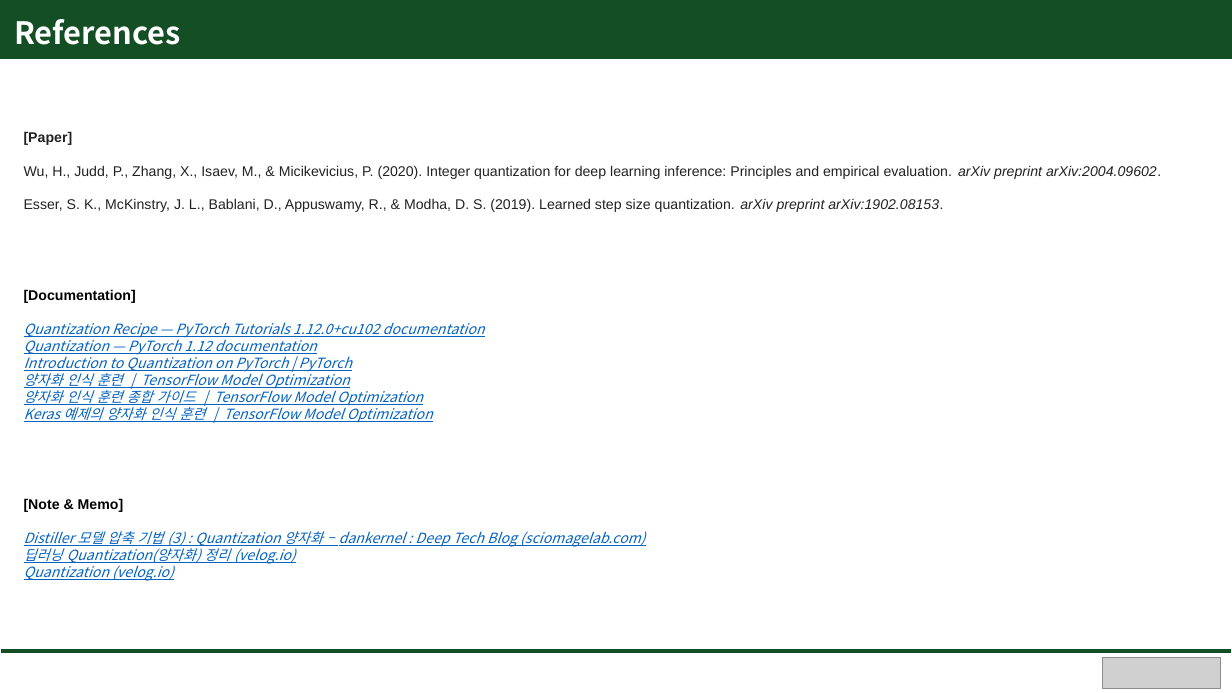
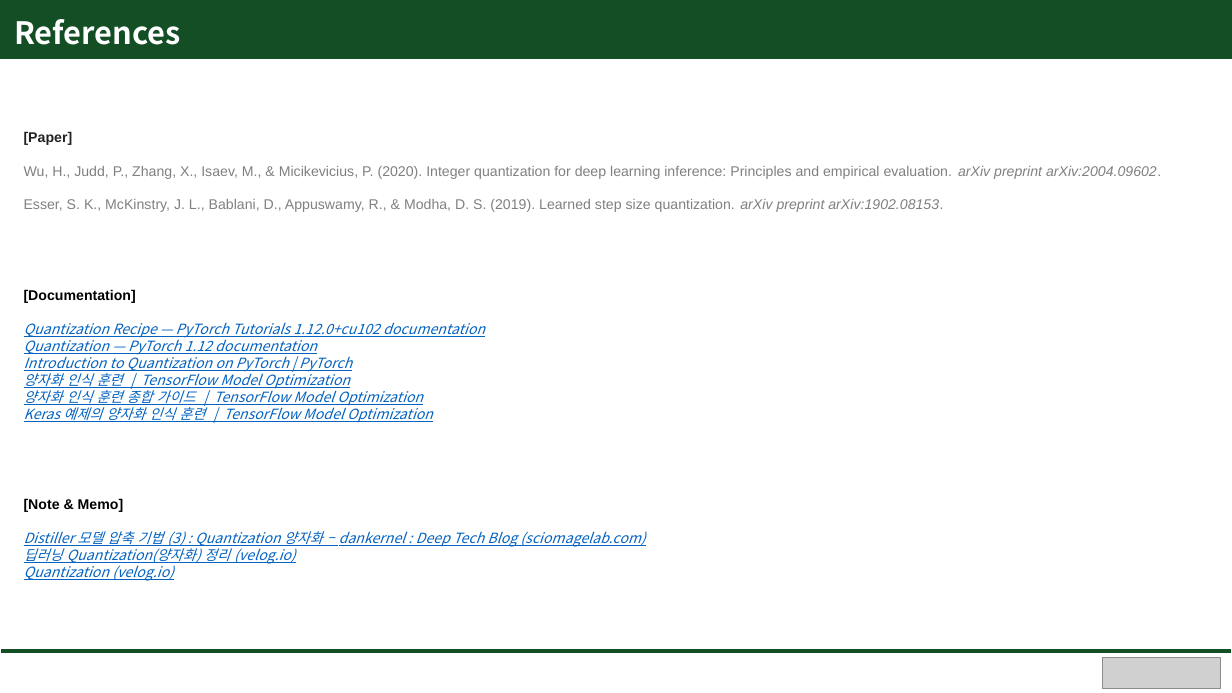
Before and after one commit to Hongsehyun/SV_Intern_Memo, a slide deck: slide 17 of 1. Study Summary/Paper Review/[2nd_Paper Review] Introduction and Execution of Quantization based on PyTorch.pptx (slide 18 before the commit). Drawn at 1232x693 pixels with LibreOffice and Linux fonts; fonts in the diff are those of the drawing; grey boxes stand for pictures. Boxes give left, top, right and bottom in pixels: in the first picture for what was removed or moved away, otherwise in the second. Text is boxed around its words. In the diff, an @@ line names an element or a change of style, - is before the commit and + after.

```diff
--- a/1. Study Summary/Paper Review/[2nd_Paper Review] Introduction and Execution of Quantization based on PyTorch.pptx
+++ b/1. Study Summary/Paper Review/[2nd_Paper Review] Introduction and Execution of Quantization based on PyTorch.pptx
@@ text at (24, 166, 1161, 212): text colour #222222 to #808080 @@
```
Also in this commit, not shown: 10 other slides changed, 1 slide added, 2 slides removed, 2 other files.
